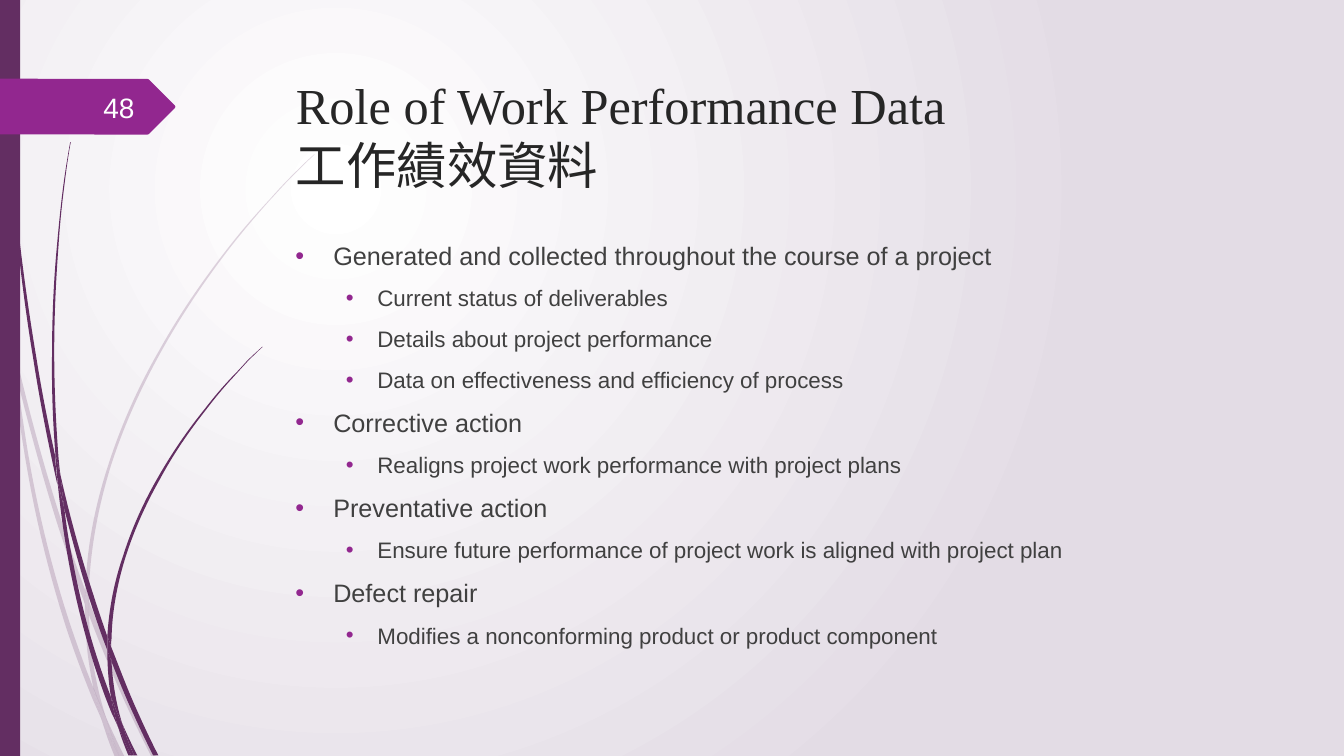
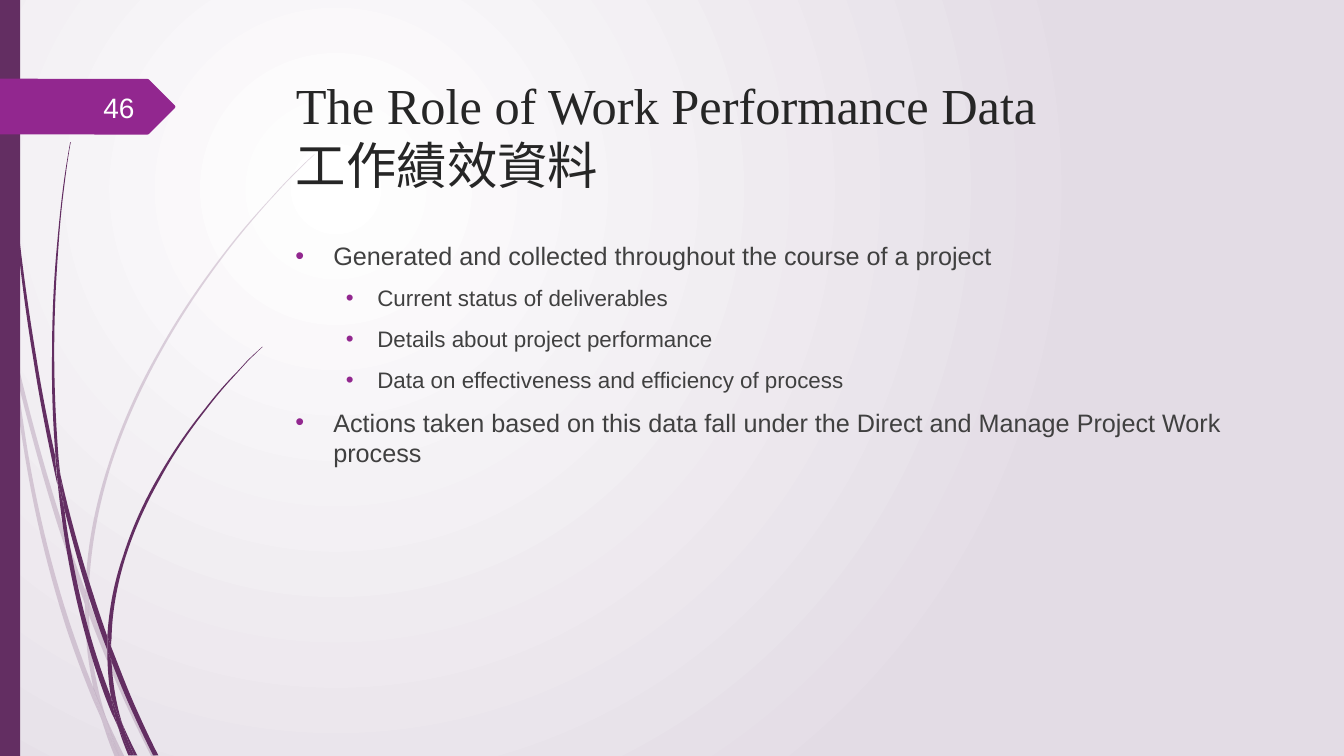
Before and after one commit to ywdeng/uscojywdeng, a slide deck: slide 46 of src/assets/1091/ProjectManagement/CH05/05.pptx (slide 48 before the commit). Drawn at 1344x756 pixels with LibreOffice and Linux fonts; fonts in the diff are those of the drawing. Boxes give left, top, right and bottom in pixels: in the first picture for what was removed or moved away, otherwise in the second. Text is boxed around its words. In the diff, an @@ line names an element or a change of style, - is before the commit and + after.

```diff
--- a/src/assets/1091/ProjectManagement/CH05/05.pptx
+++ b/src/assets/1091/ProjectManagement/CH05/05.pptx
@@ title at (x1=296, y1=88, x2=1036, y2=188): text changed @@
-Role of Work Performance Data
-工作績效資料
+The Role of Work Performance Data
+工作績效資料
@@ page number at (x1=103, y1=98, x2=134, y2=119): text changed @@
-48
+46
@@ text at (x1=333, y1=413, x2=1220, y2=468): text changed; size 16 to 18 pt @@
-• Corrective action
-  • Realigns project work performance with project plans
-• Preventative action
-  • Ensure future performance of project work is aligned with project plan
-• Defect repair
-  • Modifies a nonconforming product or product component
+• Actions taken based on this data fall under the Direct and Manage Project Work process
```
Also in this commit, not shown: 6 other slides changed, 7 slides added, 3 other files.
